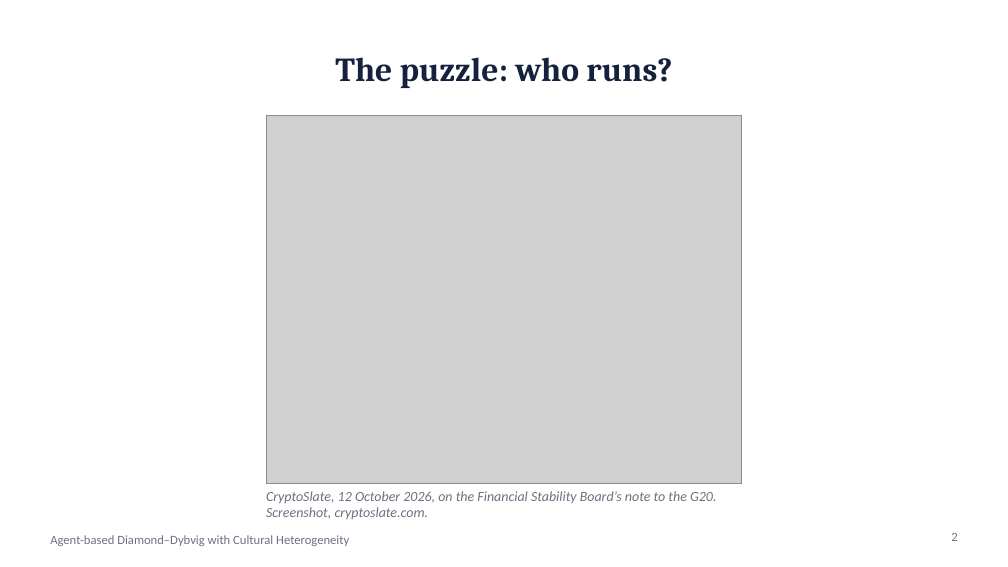
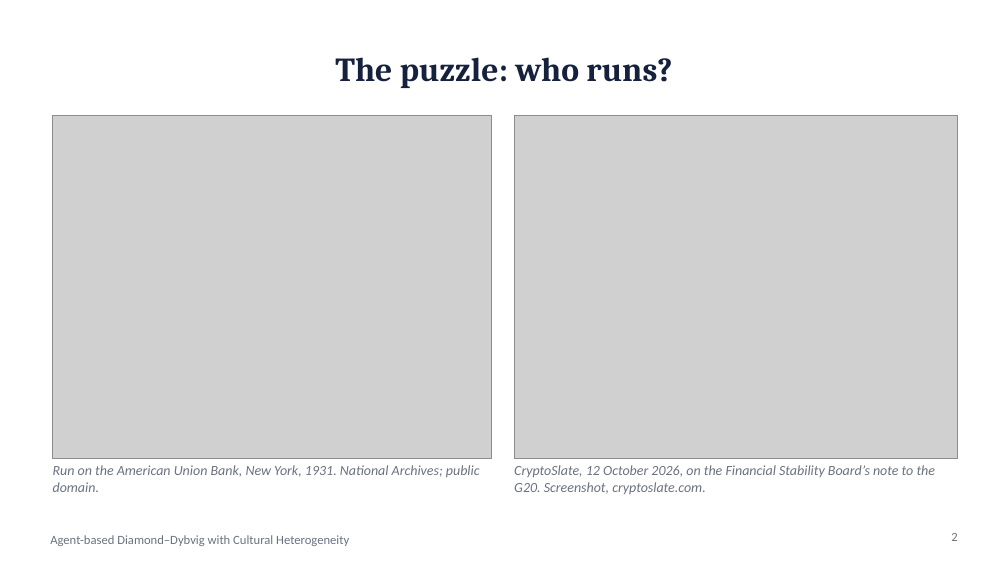
Before and after one commit to wlstover/BankRuns5, a slide deck: slide 2 of docs/deck_2026-10-26_seminar.pptx. Drawn at 1008x567 pixels with LibreOffice and Linux fonts; fonts in the diff are those of the drawing; grey boxes stand for pictures. Boxes give left, top, right and bottom in pixels: in the first picture for what was removed or moved away, otherwise in the second. Text is boxed around its words. In the diff, an @@ line names an element or a change of style, - is before the commit and + after.

```diff
--- a/docs/deck_2026-10-26_seminar.pptx
+++ b/docs/deck_2026-10-26_seminar.pptx
@@ picture added at box(52, 116, 492, 459) @@
@@ picture: place and size @@
-picture at box(266, 116, 742, 484)
+picture at box(514, 116, 958, 459)
@@ text added at box(53, 465, 480, 492), 10 pt, text #6B7280, italic @@
+Run on the American Union Bank, New York, 1931. National Archives; public domain.
@@ text "CryptoSlate, 12 October 2026, on ..." rewrapped from box(266, 491, 716, 519) to box(514, 465, 936, 494) @@
```
Also in this commit, not shown: 1 other slide changed, 3 other files.
